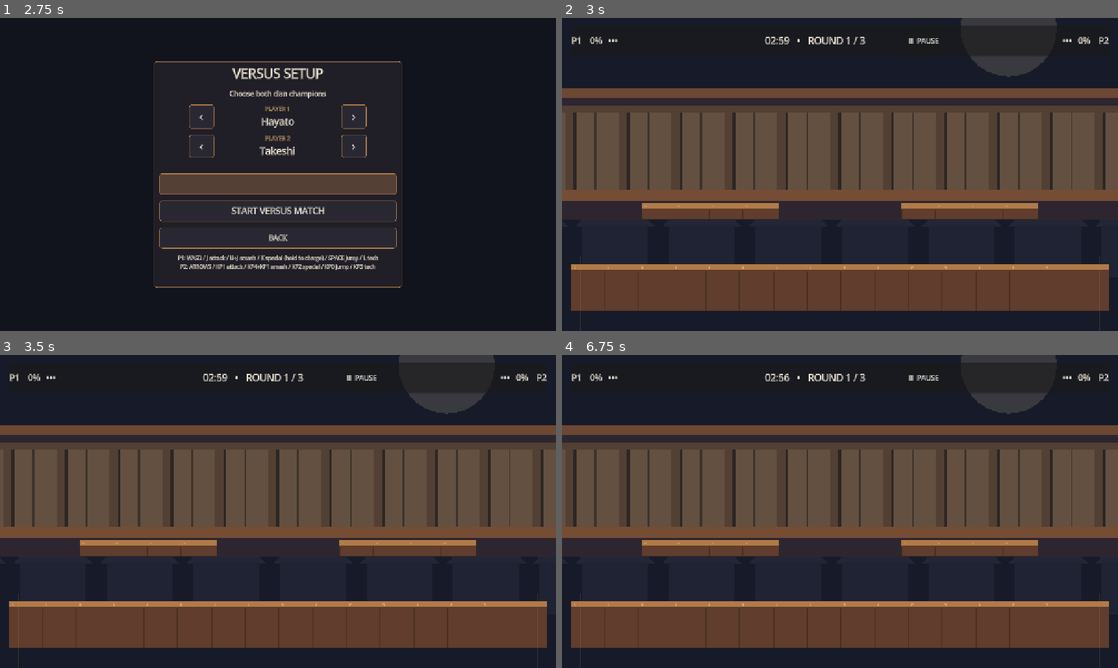
Above: before the commit, frames 1-4 (two rows, left to right).
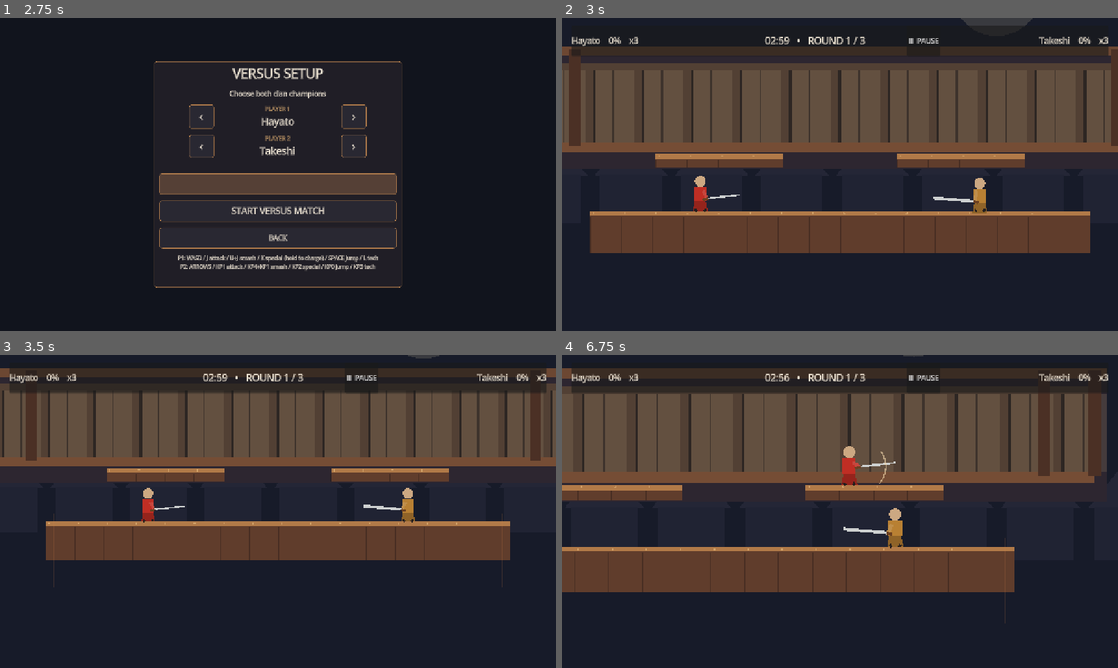
Above: after the commit, the same moments.

Repository: varneykirk55-collab/samuraiplatformfighter
Game: Godot game, scene res://scenes/MainMenu.tscn
The game is run twice, just before and just after one commit, with the same random seed, the same clock (stepped at 60 frames per second) and the same inputs.
Inputs (mouse positions are in pixels of both pictures, inside the frame that each line leads up to):
- Up to frame 1 (2.75 s): click "VERSUS" at 0.5 s; click (278, 183) at 1.25 s; click (278, 183) at 2 s
- Up to frame 2 (3 s): click "START VERSUS MATCH" at 2.75 s
- Up to frame 3 (3.5 s): no input
- Up to frame 4 (6.75 s): hold D 3.53-5.03 s; tap J at 3.6, 6.6 s; tap Space at 3.77, 4.52, 6.02 s; tap K at 4.35 s; hold A 5.03-5.78 s; tap U at 5.1 s; hold D from 5.78 s (still down); tap L at 5.85 s

Frame 1 is identical in both runs. In frame 2, 57% of the frame differs, in the area x 0-100%, y 0-100%; in frame 3, 54%; in frame 4, 61%.
Error before the commit: Parse Error: Cannot find member "SHAPE_CIRCLE" in base "HitboxData". (res://scripts/core/FighterController.gd:296)
Error after the commit: Invalid assignment of property or key 'text' with value of type 'String' on a base object of type 'null instance'. (res://scripts/ui/MainMenu.gd:92)

Commit message:
Define hitbox shape enum constants
Co-authored-by: arena-agent <297053741+arena-agent@users.noreply.github.com>

Diff:
--- a/scripts/core/HitboxData.gd
+++ b/scripts/core/HitboxData.gd
@@ -2,10 +2,13 @@
 extends Resource
 
 ## One frame-scheduled damage volume, configured entirely as resource data.
+const SHAPE_CIRCLE: int = 0
+const SHAPE_RECTANGLE: int = 1
+
 @export var hitbox_name: String = "Hitbox"
 @export var size: Vector2 = Vector2(74.0, 48.0)
 @export var offset: Vector2 = Vector2(54.0, -24.0)
-@export_enum("Circle", "Rectangle") var shape: int = 1
+@export_enum("Circle:0", "Rectangle:1") var shape: int = SHAPE_RECTANGLE
 @export var damage: float = 5.0
 @export var knockback_base: float = 180.0
 @export var knockback_scaling: float = 3.0
